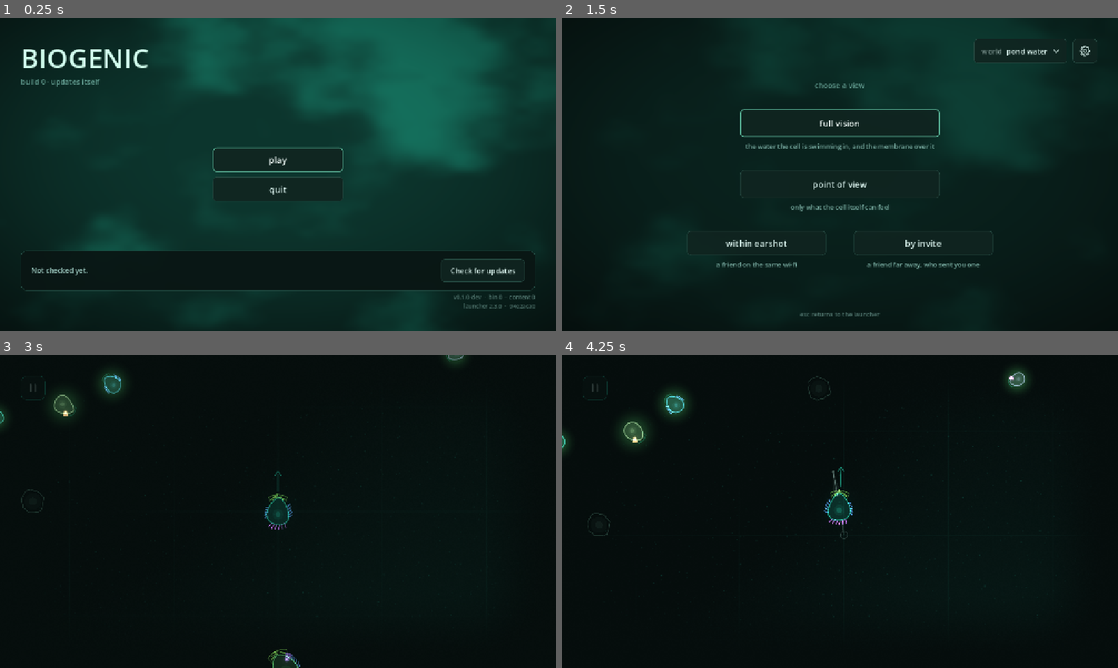
Above: before the commit, frames 1-4 (two rows, left to right).
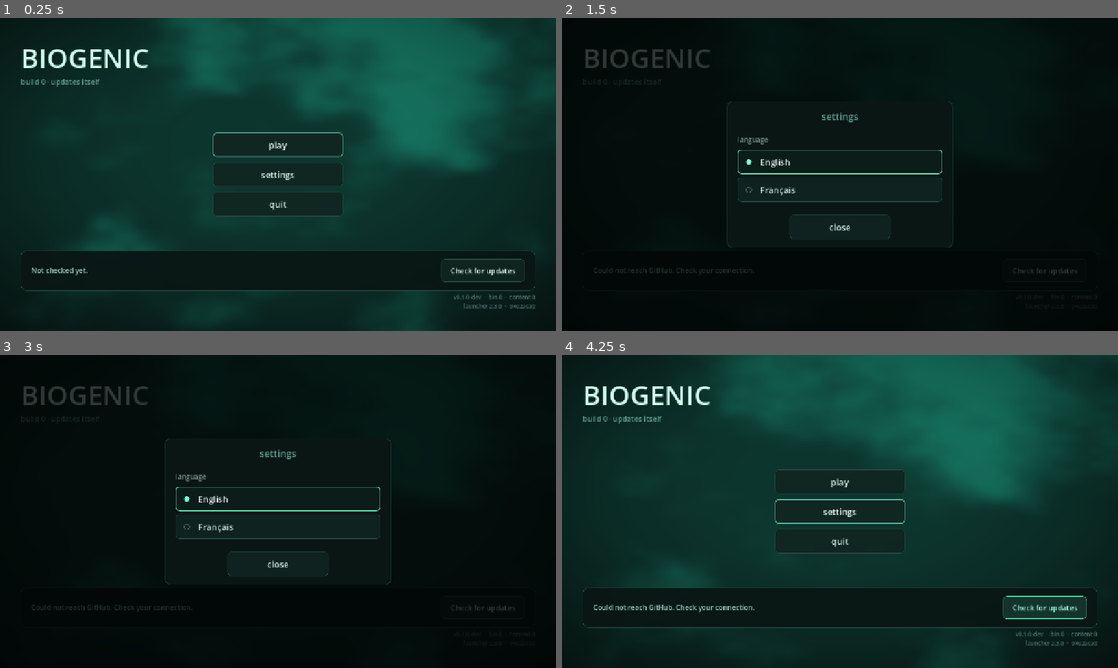
Above: after the commit, the same moments.

Repository: sinikebe/biogenic
Game: Godot game, scene res://addons/launcher/launcher.tscn
The game is run twice, just before and just after one commit, with the same random seed, the same clock (stepped at 60 frames per second) and the same inputs.
Inputs (mouse positions are in pixels of both pictures, inside the frame that each line leads up to):
- Up to frame 1 (0.25 s): no input
- Up to frame 2 (1.5 s): click (840, 174) at 0.5 s, where only the run after the commit has a clickable "settings"; click "play" at 1.25 s
- Up to frame 3 (3 s): click (278, 483) at 2 s, where only the run after the commit has a clickable "play"; click (278, 461) at 2.75 s, where only the run before the commit has a clickable "full vision"
- Up to frame 4 (4.25 s): click (1045, 608) at 3.5 s, where only the run after the commit has a clickable "Check for updates"

The runs differ from the first frame. In frame 1, 0.9% of the frame differs, in the area x 38-62%, y 36-64%; in frame 2, 22%; in frame 3, 2.6%; in frame 4, 68%, in the area x 0-100%, y 0-100%.

Commit message:
Settings open from the launcher too, and it starts in your language
Phase 3 of docs/design/settings.md, built with the game's own autoload
rather than waiting for template#68 -- the owner, 2026-10-01: "There's no
problem with installing a new apk".

- game/boot.gd, registered in project.godot as GameBoot after the
  template's two autoloads: it preloads i18n.gd, so the catalogs register
  and the saved language applies before the launcher's first frame; it
  hears custom_button_pressed on every launcher and opens the settings
  sheet over it (no gear, no world chip: owner rows 3 and 4); while the
  sheet is up it holds quit_on_go_back off, since the launcher has no Back
  of its own and Back there quits the app, and gives it back deferred.
- launcher_config.tres: extra_buttons = ["settings"], between play and
  quit, in the same commit as the hook that hears it.
- corner.gd: a closed signal, for the hook.
- version.json: binary_version 6. Only the autoload's registration needs
  the APK; boot.gd and i18n.gd still come from the content pack.
- tools/back_probe.gd: from the launcher's own button, the sheet opens and
  Back stops quitting; Back, and Esc, close it with the app staying and
  Back quitting again after.
- Docs: settings.md §1.4, §8, §10; game/i18n/README.md; i18n.gd. #68 stays
  the cleaner path for GameBoot to move onto.

The launcher's own words (update bar, dialogs) and the game's "quit" and
tagline stay English until their translations are written.

Co-Authored-By: Claude Opus 5.5 <noreply@anthropic.com>
Claude-Session: https://claude.ai/code/session_012X3tRQdfBdPzgw5rX73Ymi

Diff:
--- /dev/null
+++ b/game/boot.gd
@@ -0,0 +1,143 @@
+extends Node
+## **The game's own hook on the launcher** (docs/design/settings.md §1.4, phase
+## 3): an autoload, `GameBoot`, registered in project.godot after the template's
+## two. It does what the launcher's first screen needs from the game and cannot
+## ask for until template#68 gives games a hook of their own -- the cleaner path,
+## and once it lands this can move onto it.
+##
+## **The language, before the launcher is built.** Preloading i18n.gd is all it
+## takes: that script registers the game's catalogs and applies the player's saved
+## language as it loads (`register`), and an autoload loads before the main scene.
+## It loads after BuildInfo, autoload #1, has mounted the content pack, so this
+## file and i18n.gd come out of the pack and a content update reaches them; only
+## the registration in project.godot needs the APK. So the game's own words on the
+## launcher -- play, settings, quit and the tagline, which launcher_config.tres
+## holds and the launcher looks up in the game's catalog -- are in the player's
+## language from the first frame. The launcher's own words, its update bar and its
+## dialogs, wait for a launcher catalog in game/i18n/launcher/.
+##
+## **Settings, from the launcher's menu.** launcher_config.tres lists "settings" in
+## `extra_buttons`: the launcher puts it between play and quit, shows its
+## translation, and emits `custom_button_pressed("settings")` -- the English, so
+## nothing here reads translated text. **Every launcher is watched**, not the first
+## only: Back from the game builds a new one. The sheet is the corner's own
+## (game/menu/corner.tscn), over the launcher, with no gear and no world chip
+## (owner rows 3 and 4), and closing it gives the focus back to `settings`.
+##
+## **Back closes the sheet, and only the sheet.** The launcher has no Back of its
+## own, so Back on Android quits the app through `quit_on_go_back`, which stays
+## so with no sheet up. While the sheet is up the flag is off, and Back reaches
+## this node -- an autoload, so before the launcher -- which closes the sheet. The
+## flag comes back deferred, for issue #23's reason (mode_select.gd's `_back`):
+## the engine reads it after the notification, inside the same Back, and a flag
+## put back at once would quit the app the Back was only closing a sheet in.
+##
+## **Nothing here assumes a window, an input device or a network.** The dedicated
+## server and every CI boot load it as well; with no launcher in the tree it only
+## listens, and i18n.gd registers nothing in a process with no screen.
+##
+## No class_name, as nowhere in the game: it is reached as the autoload.
+
+## Loading it registers the game's languages and applies the saved one. Not
+## unused: do not remove it.
+const I18n := preload("res://game/i18n/i18n.gd")
+## Loaded only when the sheet is first wanted, so a process that never shows a
+## launcher never loads the corner.
+const CORNER := "res://game/menu/corner.tscn"
+## The launcher button this answers, as launcher_config.tres spells it.
+const SETTINGS := "settings"
+
+## The sheet over the launcher on screen, while there is one.
+var _corner: Control = null
+## Whether `quit_on_go_back` is off because the sheet is up, and so is this
+## node's to give back.
+var _holding_back := false
+
+
+func _ready() -> void:
+	get_tree().node_added.connect(_on_node_added)
+	for child: Node in get_tree().root.get_children():
+		_watch(child)
+
+
+## **Back, while the sheet is up, closes it** -- the corner never listens for Back
+## itself, and the launcher does not at all.
+func _notification(what: int) -> void:
+	if what == NOTIFICATION_WM_GO_BACK_REQUEST and is_sheet_open():
+		_corner.call(&"close_top")
+
+
+## True while the settings sheet is open over a launcher.
+func is_sheet_open() -> bool:
+	return _corner != null and is_instance_valid(_corner) and _corner.is_inside_tree() \
+		and bool(_corner.call(&"is_open"))
+
+
+## A scene is added to the tree. A scene's root is the root's child; nothing else
+## is looked at.
+func _on_node_added(node: Node) -> void:
+	if node.get_parent() == get_tree().root:
+		_watch(node)
+
+
+## **A launcher is heard**: whatever has the launcher's signal.
+func _watch(node: Node) -> void:
+	if not node.has_signal(&"custom_button_pressed"):
+		return
+	var heard := _on_custom_button.bind(node)
+	if not node.is_connected(&"custom_button_pressed", heard):
+		node.connect(&"custom_button_pressed", heard)
+
+
+## **[param label] was pressed on [param launcher]**: for "settings", the sheet
+## opens over it, with the button that opened it holding the focus to come back to.
+func _on_custom_button(label: String, launcher: Node) -> void:
+	if label != SETTINGS or not (launcher is Control) or not launcher.is_inside_tree():
+		return
+	var corner := _corner_on(launcher as Control)
+	if corner == null:
+		return
+	var button := _button_of(launcher, SETTINGS)
+	if button != null and button.is_visible_in_tree():
+		button.grab_focus()
+	get_tree().quit_on_go_back = false
+	_holding_back = true
+	corner.call(&"open_settings")
+
+
+## The sheet over [param launcher]: the one already there, or a new one, made
+## with no gear and no world chip.
+func _corner_on(launcher: Control) -> Control:
+	if _corner != null and is_instance_valid(_corner) and _corner.get_parent() == launcher:
+		return _corner
+	var scene := load(CORNER) as PackedScene
+	if scene == null:
+		push_error("[GameBoot] no corner at %s" % CORNER)
+		return null
+	var corner := scene.instantiate() as Control
+	corner.set(&"show_cluster", false)
+	corner.set(&"show_drop", false)
+	corner.connect(&"closed", _give_back)
+	corner.tree_exiting.connect(_give_back)
+	launcher.add_child(corner)
+	_corner = corner
+	return corner
+
+
+## **The sheet closed, or went with its launcher**: Back quits again, from the
+## next Back on -- deferred, see the note at the top.
+func _give_back() -> void:
+	if not _holding_back:
+		return
+	_holding_back = false
+	get_tree().set_deferred(&"quit_on_go_back", true)
+
+
+## The launcher's button for [param label]: its `text` is the label as the config
+## spells it, which the Button translates only as it draws.
+func _button_of(launcher: Node, label: String) -> Button:
+	for found: Node in launcher.find_children("*", "Button", true, false):
+		var button := found as Button
+		if button.text == label and not (is_instance_valid(_corner) and _corner.is_ancestor_of(button)):
+			return button
+	return null
--- a/game/i18n/i18n.gd
+++ b/game/i18n/i18n.gd
@@ -48,15 +48,12 @@
 ## and not when the kept language no longer has a game catalog, when the device's
 ## is followed again.
 ##
-## **The launcher's first screen is built before this script has loaded**: it is the
-## main scene, and no game script is loaded until Play is pressed. So no catalog is
-## registered and no choice applied yet, and it is English on every start, whatever
-## the device's language or the player's; a launcher built again after Play and
-## Back is in the chosen language. README.md has the measurement. The owner chose
-## to wait for the template to add a startup hook,
-## sinikebe/godot-launcher-template#68, rather than register earlier from this
-## side: once it lands, the hook calls [method register] before the launcher is
-## built (settings.md §8, phase 3).
+## **The launcher's first screen is built before any game screen**: it is the main
+## scene. So game/boot.gd, the `GameBoot` autoload (binary 6), preloads this script,
+## and the catalogs register and the saved language applies before its first frame.
+## Before binary 6 it was English on every start (README.md has the measurement).
+## sinikebe/godot-launcher-template#68 stays the cleaner path: a startup hook of the
+## template's own, which `GameBoot` can move onto (settings.md §1.4).
 ##
 ## No class_name on purpose -- see the note at the top of signal_bus.gd. Preload
 ## it by path, **in every screen the player can open first**, and do not remove
--- a/game/menu/corner.gd
+++ b/game/menu/corner.gd
@@ -41,6 +41,10 @@
 ##
 ## No class_name on purpose -- see the note at the top of signal_bus.gd.
 
+## **Everything the corner had open is closed**: by Back, Esc, `close`, the veil, or
+## a screen closing it. game/boot.gd hears it to let Back quit the launcher again.
+signal closed
+
 const I18n := preload("res://game/i18n/i18n.gd")
 const Drops := preload("res://game/normal/drops.gd")
 
@@ -385,6 +389,7 @@
 			back_to.grab_focus()
 	_opener = null
 	_layer_opener = null
+	closed.emit()
 
 
 ## **A press on the veil closes the top layer** -- the press of a finger, or of a
@@ -864,9 +869,9 @@
 ## this is called from `_ready` and, deferred, on every change of language.
 func _say() -> void:
 	# TRANSLATORS: The title of the settings sheet, which opens from a gear in the
-	# top-right corner of every screen; also that gear's tooltip, and, in a later
-	# version, a 300 px button on the launcher's first screen. One lowercase word:
-	# the app's settings (here only the language, for now).
+	# top-right corner of every screen; also that gear's tooltip, and the 300 px
+	# button between play and quit on the launcher's first screen. One lowercase
+	# word: the app's settings (here only the language, for now).
 	# ROOM: 250 px at 20 px
 	var settings := tr("settings")
 	_title.text = settings
--- a/launcher_config.tres
+++ b/launcher_config.tres
@@ -23,7 +23,7 @@
 play_text = "play"
 show_quit = true
 quit_text = "quit"
-extra_buttons = PackedStringArray()
+extra_buttons = PackedStringArray("settings")
 play_scene = "res://game/mode_select.tscn"
 update_repo = "sinikebe/biogenic"
 check_on_launch = true
--- a/project.godot
+++ b/project.godot
@@ -24,6 +24,7 @@
 
 BuildInfo="*res://addons/launcher/build_info.gd"
 UpdateService="*res://addons/launcher/update_service.gd"
+GameBoot="*res://game/boot.gd"
 
 [display]
 
--- a/tools/back_probe.gd
+++ b/tools/back_probe.gd
@@ -127,6 +127,35 @@
 	_check("Back quits again now the launcher owns the screen",
 		get_tree().quit_on_go_back)
 
+	# **Settings from the launcher's own menu** (settings.md §1.4): the
+	# "settings" button launcher_config.tres lists between play and quit, heard
+	# by game/boot.gd, opens the sheet over the launcher. The launcher has no Back
+	# of its own, so Back there quits the app -- and with the sheet up it must
+	# only close the sheet: the probe pressing Back with the guard missing would
+	# quit, and never print ALL PASS.
+	var boot := get_tree().root.get_node_or_null(^"GameBoot")
+	_check("the game's hook is loaded before the launcher", boot != null)
+	for door: String in ["Back", "Esc"]:
+		var button := _launcher_button("settings")
+		_check("the launcher lists settings (%s)" % door, button != null)
+		if boot == null or button == null:
+			break
+		button.pressed.emit()
+		await _settle()
+		_check("settings opens the sheet over the launcher (%s)" % door,
+			bool(boot.call(&"is_sheet_open")) and _scene_path() == LAUNCHER)
+		_check("and Back stops quitting while it is up (%s)" % door,
+			not get_tree().quit_on_go_back)
+		if door == "Back":
+			_press_back()
+		else:
+			await _press_esc()
+		await _settle()
+		_check("%s closes the sheet and the app stays" % door,
+			not bool(boot.call(&"is_sheet_open")) and _scene_path() == LAUNCHER)
+		_check("and Back quits from the launcher again (%s)" % door,
+			get_tree().quit_on_go_back)
+
 	_forget_drops()
 	if _failed == 0:
 		print("[back-probe] ALL PASS")
@@ -343,6 +372,18 @@
 	await _settle()
 
 
+## The launcher's menu button whose label, as launcher_config.tres spells it, is
+## [param label] -- the Button translates it only as it draws.
+func _launcher_button(label: String) -> Button:
+	var scene := get_tree().current_scene
+	if scene == null:
+		return null
+	for found: Node in scene.find_children("*", "Button", true, false):
+		if (found as Button).text == label and (found as Button).is_visible_in_tree():
+			return found as Button
+	return null
+
+
 ## Both halves, in the engine's order -- see the note at the top.
 func _press_back() -> void:
 	get_tree().root.propagate_notification(NOTIFICATION_WM_GO_BACK_REQUEST)
--- a/version.json
+++ b/version.json
@@ -2,5 +2,5 @@
   "_comment": "Bump binary_version whenever a change requires a NEW APK/EXE rather than a content-only update: Godot en …(305 unchanged characters)…
   "game_name": "Biogenic",
   "version_name": "0.2.0",
-  "binary_version": 5
+  "binary_version": 6
 }
Not shown, added: game/boot.gd.uid
Not shown, changed: game/i18n/biogenic.pot
Not shown, changed: docs/design/settings.md
Not shown, changed: game/i18n/README.md
